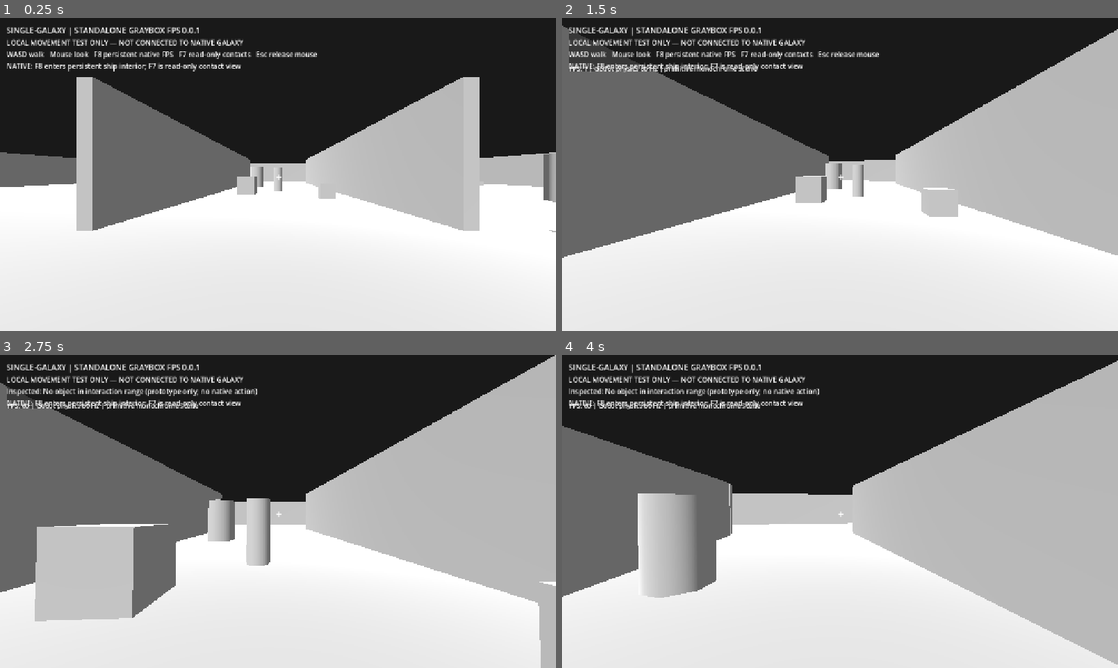
Above: before the commit, frames 1-4 (two rows, left to right).
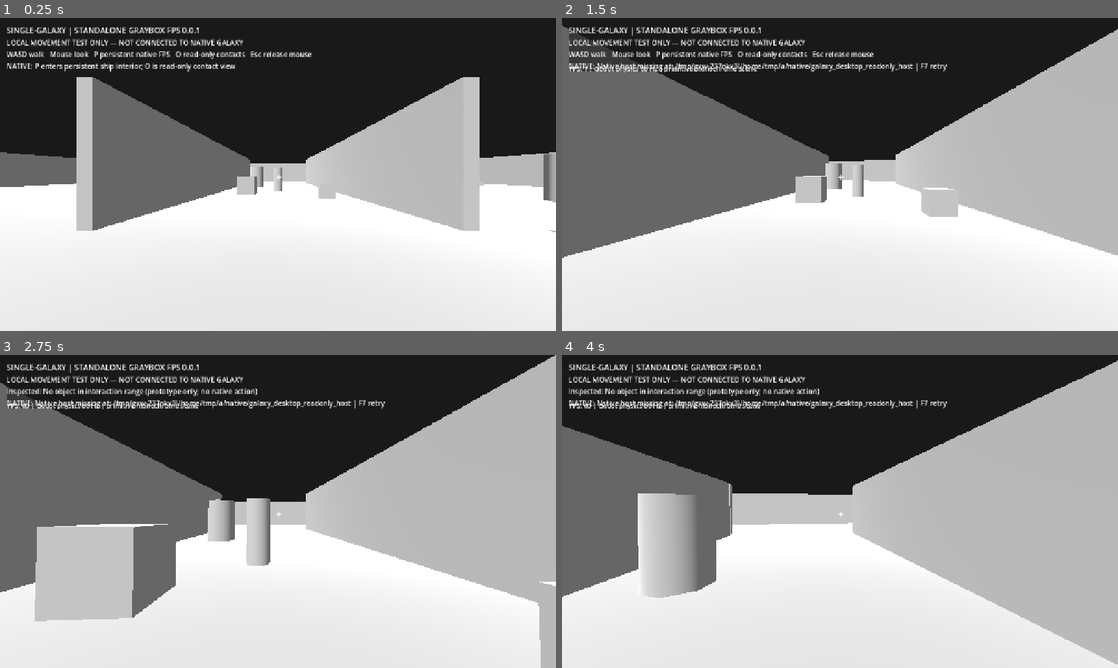
Above: after the commit, the same moments.

Repository: vjmichael/Single-galaxy
Game: Godot game, scene res://world/main.tscn
Two runs of this game, one before a commit and one after it. Both use one fixed random seed, a clock stepped at 60 frames per second and the inputs below.
Inputs (mouse positions are in pixels of both pictures, inside the frame that each line leads up to):
- Up to frame 1 (0.25 s): no input
- Up to frame 2 (1.5 s): tap Enter at 0.5 s; move the mouse to (867, 174) at 0.52 s; hold W (fps_forward) from 0.53 s (still down); tap P at 0.6 s; click (867, 174) at 0.67 s; tap Space (fps_jump) at 0.77 s; tap O at 0.8, 1.35 s; move the mouse to (812, 174) at 1.27 s; click (812, 174) at 1.42 s
- Up to frame 3 (2.75 s): keep holding W (fps_forward); tap Space (fps_jump) at 1.52 s; tap P at 1.55 s; move the mouse to (289, 505) at 2.02 s; tap E (fps_inspect) at 2.1 s; click (289, 505) at 2.17 s; tap O at 2.3 s
- Up to frame 4 (4 s): keep holding W (fps_forward); move the mouse to (834, 517) at 2.77 s; tap Shift (fps_run) at 2.85 s; click (834, 517) at 2.92 s; tap Space (fps_jump) at 3.02, 3.77 s; tap P at 3.05, 3.6 s; move the mouse to (878, 514) at 3.52 s; click (878, 514) at 3.67 s; tap O at 3.8 s

The runs differ from the first frame. In frame 1, 1.0% of the frame differs, in the area x 6-57%, y 10-18%; in frame 2, 1.2%, in the area x 6-70%, y 10-18%; in frame 3, 0.7%; in frame 4, 0.7%.

Commit message:
FP3D-02G: avoid Godot editor F7/F8 pause and stop shortcuts

Diff:
--- a/desktop_godot/world/main.gd
+++ b/desktop_godot/world/main.gd
@@ -150,10 +150,10 @@
 	subtitle.text = "LOCAL MOVEMENT TEST ONLY — NOT CONNECTED TO NATIVE GALAXY"
 	contents.add_child(subtitle)
 	status_label = Label.new()
-	status_label.text = "WASD walk   Mouse look   F8 persistent native FPS   F7 read-only contacts   Esc release mouse"
+	status_label.text = "WASD walk   Mouse look   P persistent native FPS   O read-only contacts   Esc release mouse"
 	contents.add_child(status_label)
 	native_label = Label.new()
-	native_label.text = "NATIVE: F8 enters persistent ship interior; F7 is read-only contact view"
+	native_label.text = "NATIVE: P enters persistent ship interior; O is read-only contact view"
 	contents.add_child(native_label)
 	fps_label = Label.new()
 	fps_label.position = Vector2(16, 105)
@@ -169,7 +169,7 @@
 	status_label.text = "Inspected: " + display_name + " (prototype only; no native action)"
 
 func _unhandled_input(event: InputEvent) -> void:
-	if event is InputEventKey and event.pressed and not event.echo and event.keycode == KEY_F8:
+	if event is InputEventKey and event.pressed and not event.echo and event.keycode == KEY_P:
 		if native_player_session.is_active():
 			native_player_session.stop("NATIVE FPS stopped by player; pose saved")
 		else:
@@ -178,12 +178,12 @@
 			native_player_session.start()
 		get_viewport().set_input_as_handled()
 		return
-	if event is InputEventKey and event.pressed and not event.echo and event.keycode == KEY_F7:
+	if event is InputEventKey and event.pressed and not event.echo and event.keycode == KEY_O:
 		if native_player_session.is_active():
-			_on_native_status("F7 read-only disabled while F8 authoritative writer is active")
+			_on_native_status("O read-only disabled while P authoritative writer is active")
 			return
 		if native_session.is_active():
-			native_session.stop("READ ONLY — stopped by player; last verified frame retained; F7 reconnects")
+			native_session.stop("READ ONLY — stopped by player; last verified frame retained; O reconnects")
 		else:
 			native_session.start()
 		get_viewport().set_input_as_handled()
@@ -217,7 +217,7 @@
 	# Native SGVIEW X/Y horizontal millimeters are mapped to viewer X/Z. Y=3 is
 	# explicitly illustrative, NOT an authoritative 3D player or ship altitude.
 	if is_instance_valid(native_label):
-		native_label.text = "NATIVE READ ONLY (F7 stop): tick %d | system %d | ship #%d | %d contacts" % [
+		native_label.text = "NATIVE READ ONLY (O stop): tick %d | system %d | ship #%d | %d contacts" % [
 			frame["tick"], frame["system"], frame["ship_id"], frame["contacts"].size()]
 	for child in native_markers.get_children():
 		child.queue_free()
